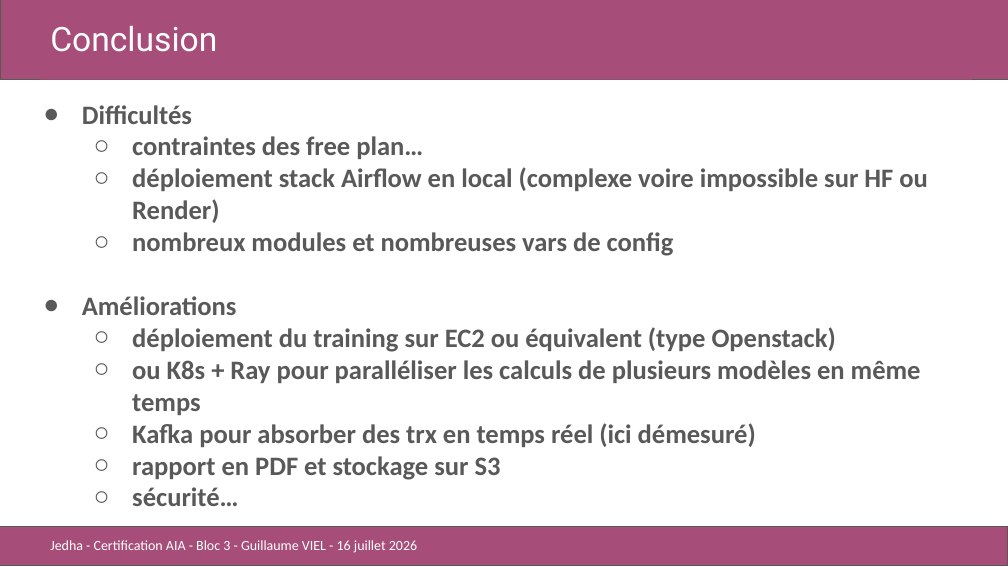
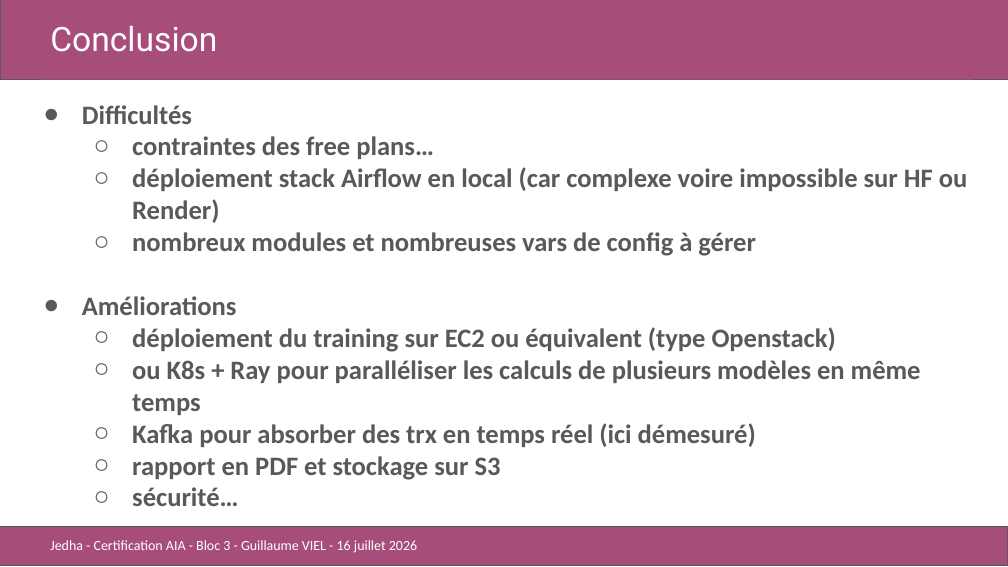
Before and after one commit to gviel/jedha-aia-03-frauddetection, a slide deck: slide 15 of docs/AIA_bloc3_fraud_detection_GV.pptx. Drawn at 1008x567 pixels with LibreOffice and Linux fonts; fonts in the diff are those of the drawing. Boxes give left, top, right and bottom in pixels: in the first picture for what was removed or moved away, otherwise in the second. Text is boxed around its words. In the diff, an @@ line names an element or a change of style, - is before the commit and + after.

```diff
--- a/docs/AIA_bloc3_fraud_detection_GV.pptx
+++ b/docs/AIA_bloc3_fraud_detection_GV.pptx
@@ text at (x1=132, y1=136, x2=968, y2=256): text changed @@
-  ○ contraintes des free plan…
-  ○ déploiement stack Airflow en local (complexe voire impossible sur HF ou Render)
-  ○ nombreux modules et nombreuses vars de config
+  ○ contraintes des free plans…
+  ○ déploiement stack Airflow en local (car complexe voire impossible sur HF ou Render)
+  ○ nombreux modules et nombreuses vars de config à gérer
```
Also in this commit, not shown: 1 other slide changed, 2 other files.
